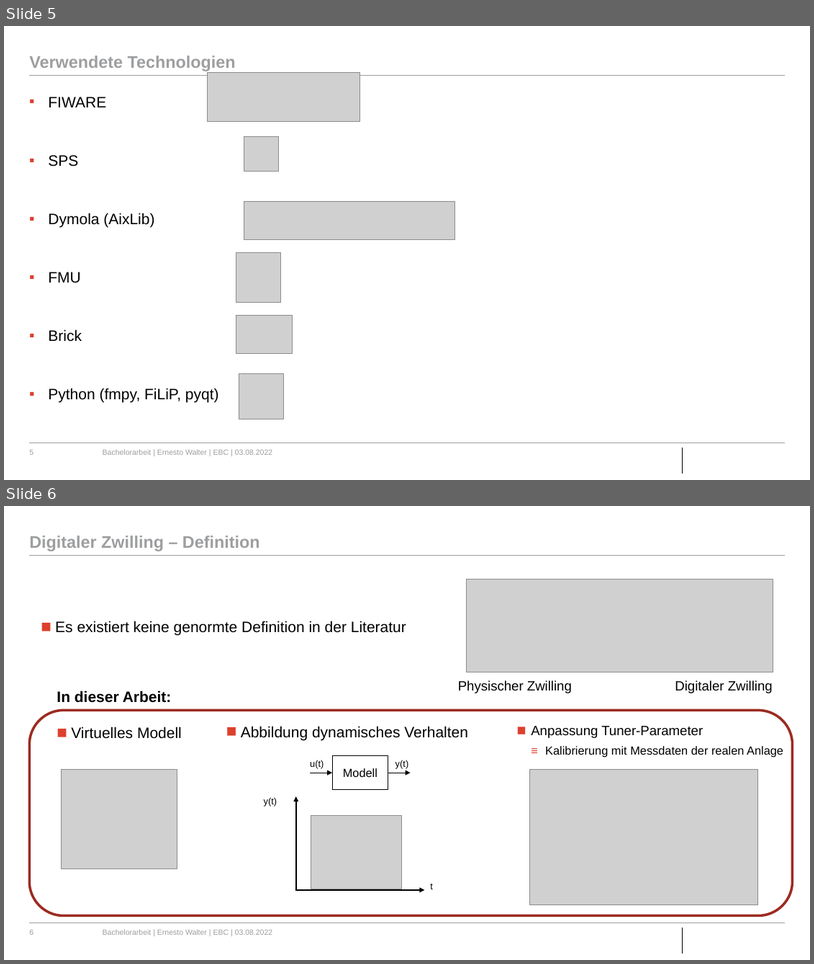
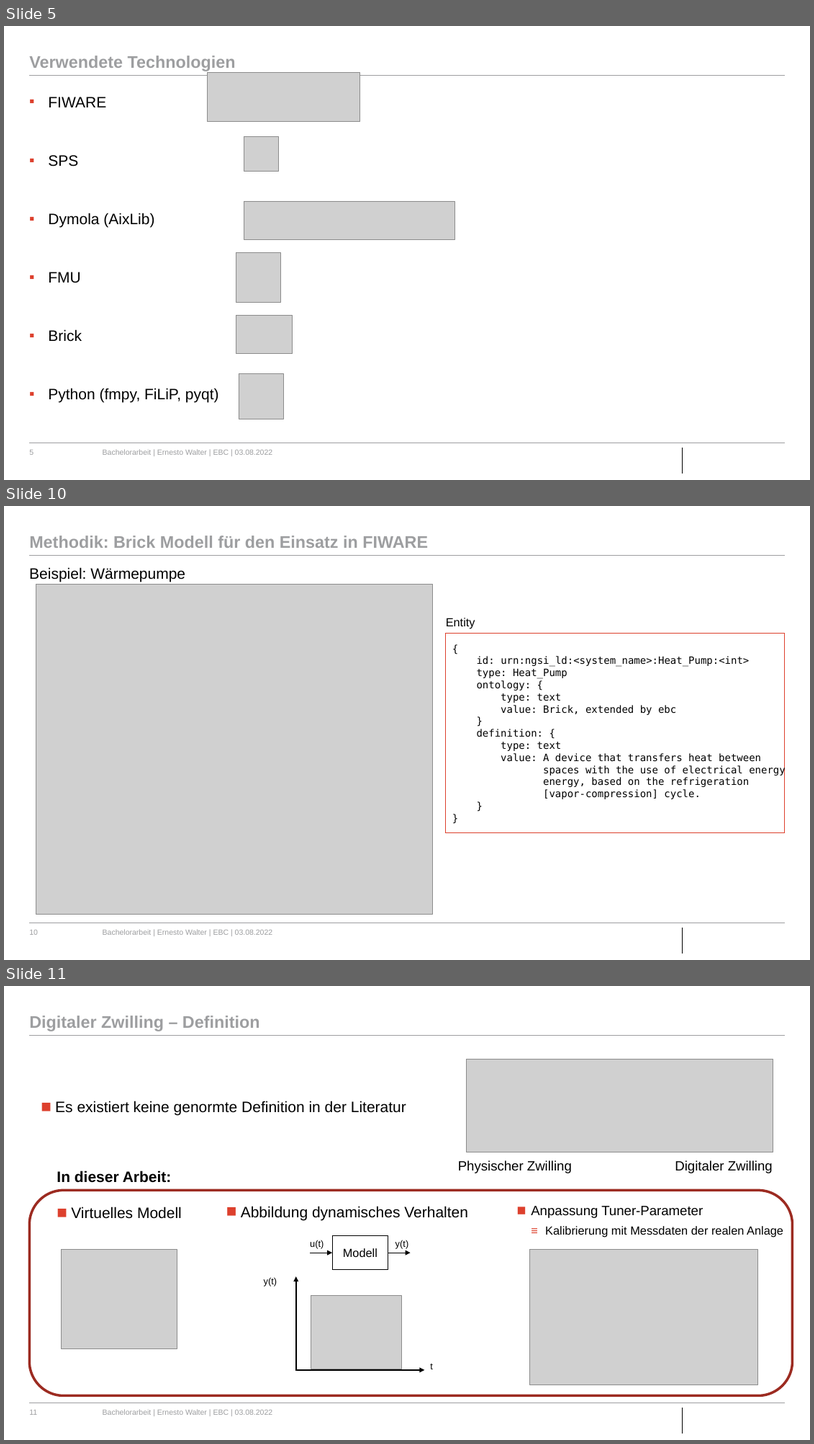
Before and after one commit to ErnestoVivas/FiBEM, a slide deck: docs/BA_Bergfest_Ernesto.pptx. Shown one above the other, each under a label of ours: slides 5 and 6 before the commit, slides 5, 10 and 11 after it; the slides between them are not shown. The pictures are 814x964 and 814x1444 pixels, drawn with LibreOffice and Linux fonts; fonts in the diff are those of the drawing; grey boxes stand for pictures; background and template pictures are left out. Boxes give left, top, right and bottom in pixels: in the first picture for what was removed or moved away, otherwise in the second. Text is boxed around its words. In the diff, an @@ line names an element or a change of style, - is before the commit and + after.

```diff
--- a/docs/BA_Bergfest_Ernesto.pptx
+++ b/docs/BA_Bergfest_Ernesto.pptx
@@ slide 10 added at (x1=4, y1=506, x2=810, y2=960), background #FFFFFF; not listed: 5 template elements that a slide beside it also shows @@
@@ title added at (x1=29, y1=536, x2=428, y2=548), 20 pt, text #9D9EA0, bold @@
+Methodik: Brick Modell für den Einsatz in FIWARE
@@ text added at (x1=29, y1=567, x2=185, y2=582), 18 pt, text #000000 @@
+Beispiel: Wärmepumpe
@@ picture added at (x1=36, y1=584, x2=434, y2=914) @@
@@ rectangle added at (x1=446, y1=633, x2=786, y2=833), fill #FFFFFF, outline #DD402D 1 pt @@
@@ text added at (x1=446, y1=618, x2=476, y2=628), 14 pt, text #000000 @@
+Entity
@@ text added at (x1=477, y1=656, x2=786, y2=799), 12 pt, text #000000 @@
+{
+id: urn:ngsi_ld:<system_name>:Heat_Pump:<int>
+type: Heat_Pump
+ontology: {
+type: text
+value: Brick, extended by ebc
+}
+definition: {
+type: text
+value: A device that transfers heat between
+spaces with the use of electrical energy
+energy, based on the refrigeration
+[vapor-compression] cycle.
+}
+}
@@ what was slide 6 is now slide 11 @@
@@ page number at (x1=29, y1=1409, x2=37, y2=1414): text changed @@
-6
+11
```
Also in this commit, not shown: 1 slide changed, 4 other slides added, 2 other files.
